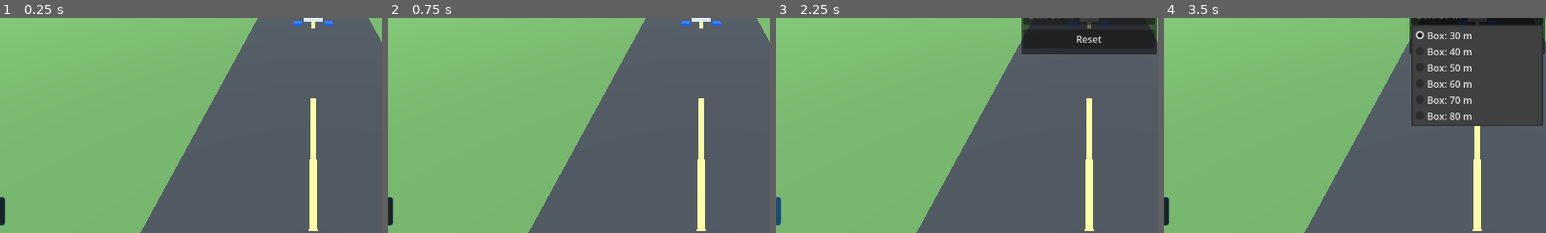
Above: before the commit, frames 1-4 (left to right).
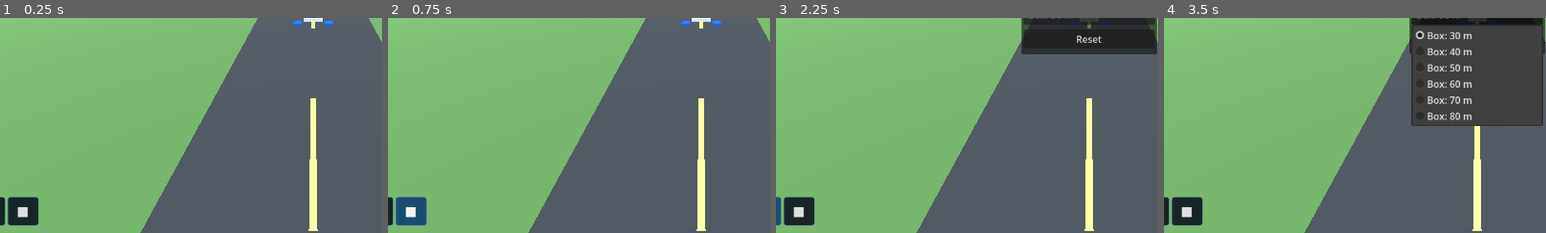
Above: after the commit, the same moments.

Repository: amire2000/fly_smart
Game: Godot game, scene res://scenes/main.tscn
The game is run twice, just before and just after one commit, with the same random seed, the same clock (stepped at 60 frames per second) and the same inputs.
Inputs (mouse positions are % of the whole screen's width and height, from its top left):
- Up to frame 1 (0.25 s): no input
- Up to frame 2 (0.75 s): click (12, 95) at 0.5 s, where only the run after the commit has a clickable "■"
- Up to frame 3 (2.25 s): click "▶" at 1.25 s; click "↻" at 2 s
- Up to frame 4 (3.5 s): click "Box: 30 m" at 2.75 s
The pictures show only the part of the screen within x 9-59%, y 50-100%; the shares and areas given below are measured in that part.

The runs differ from the first frame. In frame 1, 1.1% of the frame differs, in the area x 2-11%, y 83-97%; in frame 2, 1.1%; in frame 3, 1.1%; in frame 4, 1.1%.

Commit message:
add operator stop and tune descent guidance

Diff:
--- a/godot/scripts/main.gd
+++ b/godot/scripts/main.gd
@@ -270,6 +270,7 @@
 	overlay.add_child(controls)
 	_add_control_button(controls, "▶", "Start simulation", "start")
 	_add_control_button(controls, "↻", "Reset simulation", "reset")
+	_add_control_button(controls, "■", "Stop and save unsuccessful attempt", "stop")
 
 	_reset_popup = PopupPanel.new()
 	_reset_popup.name = "ResetTargetPopup"
@@ -311,8 +312,10 @@
 	button.add_theme_stylebox_override("hover", hover)
 	if action == "start":
 		button.pressed.connect(_on_start_pressed)
+	elif action == "reset":
+		button.pressed.connect(_on_reset_pressed)
 	else:
-		button.pressed.connect(_on_reset_pressed)
+		button.pressed.connect(_on_stop_pressed)
 	parent.add_child(button)
 
 
@@ -329,6 +332,11 @@
 func _confirm_reset_pressed() -> void:
 	_reset_popup.hide()
 	_send_control("reset")
+
+
+func _on_stop_pressed() -> void:
+	_reset_popup.hide()
+	_send_control("stop")
 
 
 func _send_control(action: String) -> void:
Not shown, changed: configs/scenario.template.yaml
Not shown, changed: configs/scenario.yaml
Not shown, changed: configs/seven_inch_trainer.yaml
Not shown, changed: docs/design/README.md
Not shown, changed: docs/design/godot-interactive-controls.md
Not shown, added: docs/design/interactive-stop-exit-status.md
Not shown, added: docs/design/max-descent-rate-5_5.md
Not shown, added: docs/design/ttc-trust-gate-and-descent-cap.md
Not shown, added: docs/design/ttc-unavailable-pitch-boost.md
Not shown, changed: src/fly_smart/guidance.py
Not shown, changed: src/fly_smart/mission.py
Not shown, changed: src/fly_smart/simulation/cli.py
(and 9 more such lines)
